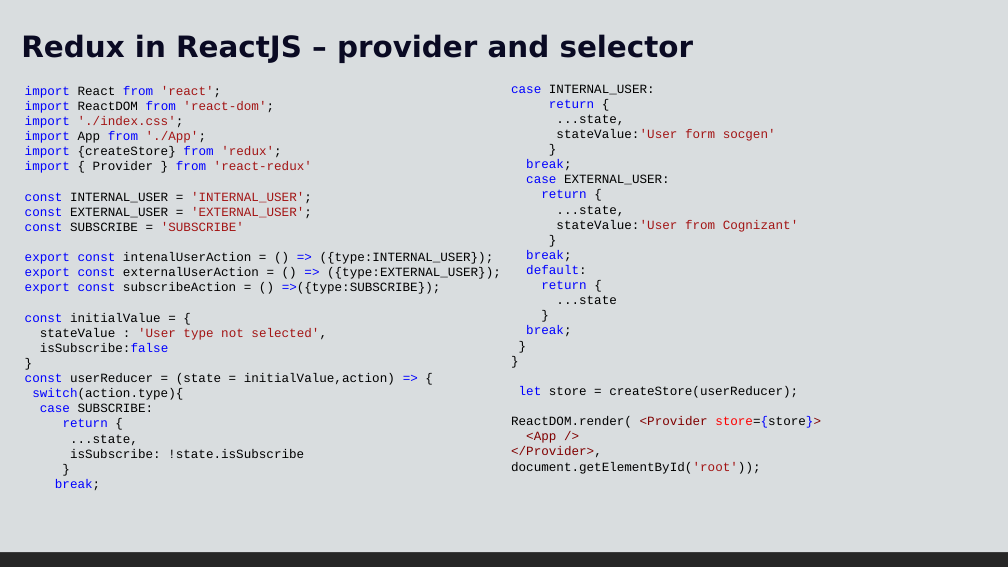
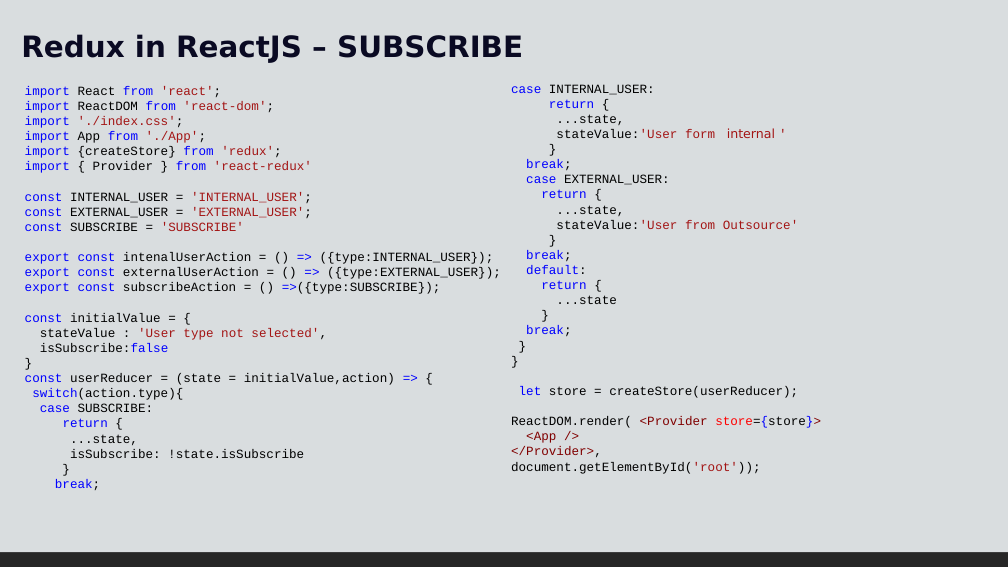
Before and after one commit to bharathi2k6/Learn_React, a slide deck: slide 6 of doc/React-5.pptx (slide 8 before the commit). Drawn at 1008x567 pixels with LibreOffice and Linux fonts; fonts in the diff are those of the drawing. Boxes give left, top, right and bottom in pixels: in the first picture for what was removed or moved away, otherwise in the second. Text is boxed around its words. In the diff, an @@ line names an element or a change of style, - is before the commit and + after.

Commit message:
all redux

```diff
--- a/doc/React-5.pptx
+++ b/doc/React-5.pptx
@@ text at [21,34,523,63]: text changed @@
-Redux in ReactJS – provider and selector
+Redux in ReactJS – SUBSCRIBE
@@ text at [556,128,775,138]: text changed @@
-stateValue:'User form socgen'
+stateValue:'User form internal '
@@ text at [556,220,799,229]: text changed @@
-stateValue:'User from Cognizant'
+stateValue:'User from Outsource'
```
Also in this commit, not shown: 7 other slides changed, 4 slides added, 3 slides removed, 30 other files.
